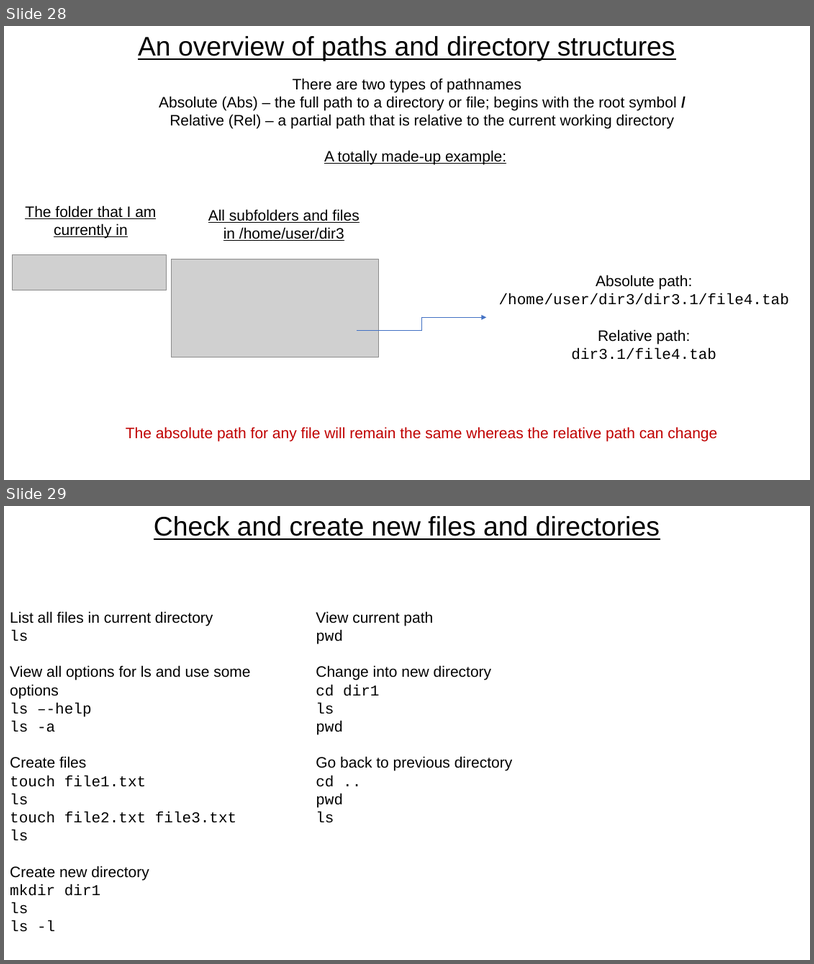
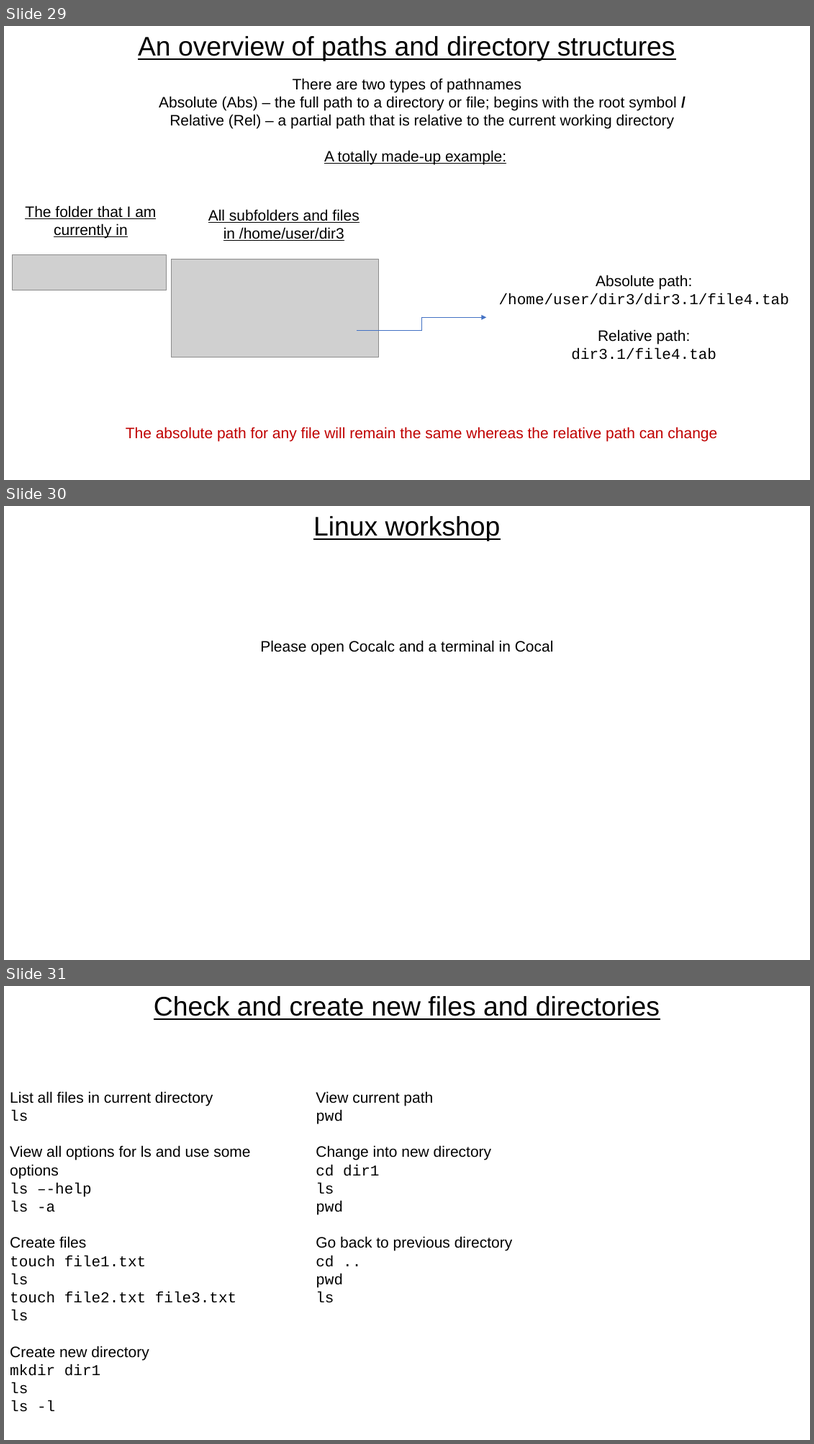
Before and after one commit to FrederickClasen/KCL_MSc_2023, a slide deck: Introduction_to_Linux/M2-Introduction-to-linux.pptx. Shown one above the other, each under a label of ours: slides 28 and 29 before the commit, slides 29, 30 and 31 after it. The pictures are 814x964 and 814x1444 pixels, drawn with LibreOffice and Linux fonts; fonts in the diff are those of the drawing; grey boxes stand for pictures. Boxes give left, top, right and bottom in pixels: in the first picture for what was removed or moved away, otherwise in the second. Text is boxed around its words. In the diff, an @@ line names an element or a change of style, - is before the commit and + after.

```diff
--- a/Introduction_to_Linux/M2-Introduction-to-linux.pptx
+++ b/Introduction_to_Linux/M2-Introduction-to-linux.pptx
@@ slide 30 added at (x1=4, y1=506, x2=810, y2=960), background #FFFFFF @@
@@ text added at (x1=314, y1=516, x2=501, y2=541), 32 pt, text #000000, underline @@
+Linux workshop
@@ text added at (x1=260, y1=640, x2=554, y2=655), 18 pt, text #000000 @@
+Please open Cocalc and a terminal in Cocal
@@ what was slide 28 is now slide 29 @@
@@ what was slide 29 is now slide 31 @@
```
Also in this commit, not shown: 1 other slide added, 2 other files.
